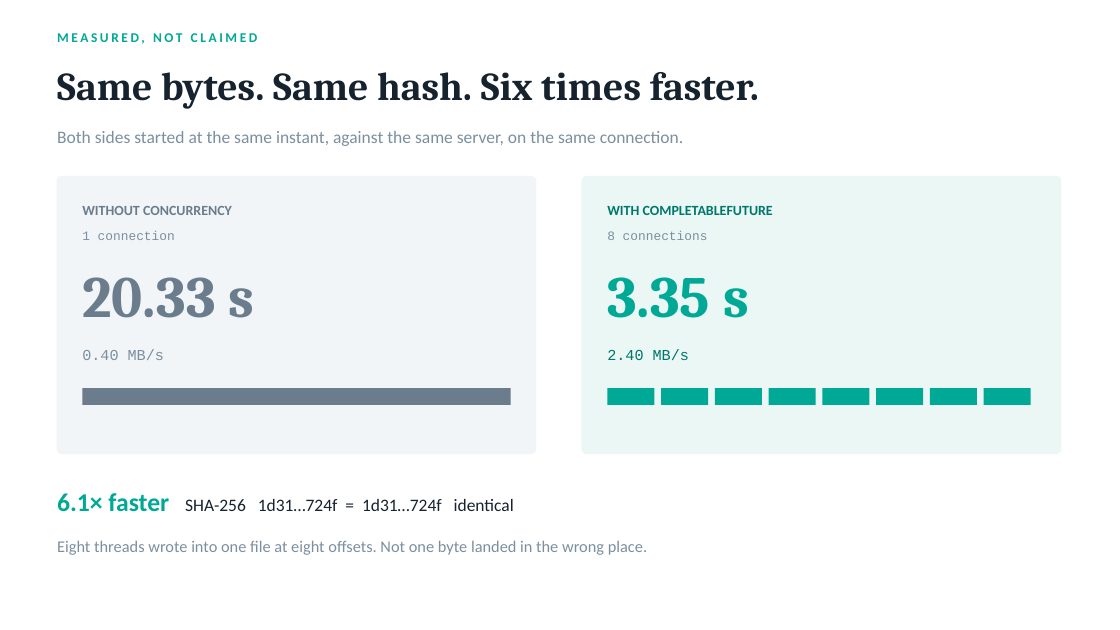
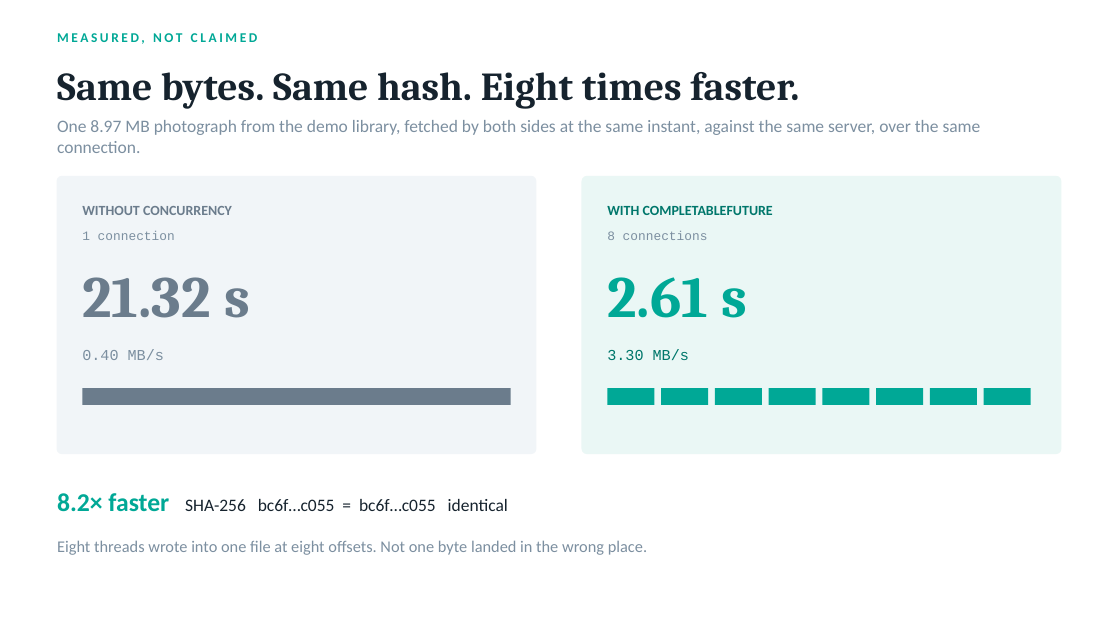
Before and after one commit to techadnank9/completablefuture-demo, a slide deck: slide 5 of CompletableFuture-Presentation.pptx. Drawn at 1120x630 pixels with LibreOffice and Linux fonts; fonts in the diff are those of the drawing. Boxes give left, top, right and bottom in pixels: in the first picture for what was removed or moved away, otherwise in the second. Text is boxed around its words. In the diff, an @@ line names an element or a change of style, - is before the commit and + after.

Commit message:
Deck: QR code to the live demo, and numbers measured against the library
The closing slide carried the URL as text, which nobody types. It now shows a
high-error-correction QR alongside it, so the room can scan the code and run the
comparison on their own phones while questions are taken.

Slide 5 is re-measured against the file library rather than the retired single
fixed file: 21.32s on one connection versus 2.61s across eight, on the 8.97 MB
photograph, hashes identical.

```diff
--- a/CompletableFuture-Presentation.pptx
+++ b/CompletableFuture-Presentation.pptx
@@ text at [57,72,799,109]: text changed @@
-Same bytes. Same hash. Six times faster.
+Same bytes. Same hash. Eight times faster.
@@ text at [57,120,981,153]: text changed @@
-Both sides started at the same instant, against the same server, on the same connection.
+One 8.97 MB photograph from the demo library, fetched by both sides at the same instant, against the same server, over the same connection.
@@ text at [82,277,250,318]: text changed @@
-20.33 s
+21.32 s
@@ text at [607,277,747,318]: text changed @@
-3.35 s
+2.61 s
@@ text at [607,349,689,360]: text changed @@
-2.40 MB/s
+3.30 MB/s
@@ text at [57,493,508,512]: text changed @@
-6.1× faster SHA-256 1d31…724f = 1d31…724f identical
+8.2× faster SHA-256 bc6f…c055 = bc6f…c055 identical
```
Also in this commit, not shown: 1 other slide changed, 1 other file.
